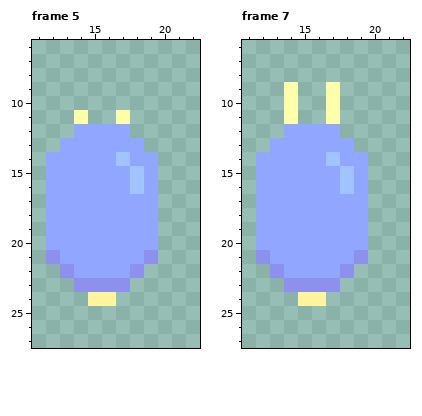
One commit to this pixel-art file: The Fallen Guardian/Assets/Art/Characters/Enemies/Snail/Wander/Snail_Wander_Up.aseprite. The picture above was drawn from the file before the commit.
32x32 pixels, 8 frames. Shown: frame 5: x 11..22, y 6..27; frame 7: x 11..22, y 6..27. The commit also changed other frames, which this record leaves out.
After:
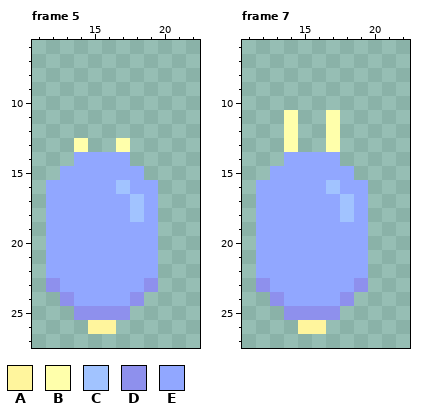
Palette (. is transparent): A #fff59d  B #ffffab  C #a1c3ff  D #8e90ed  E #91a7ff
Author's note on the commit: Snail Basic Art & Animation
Diff:
Frame 5, layers "Shell", "Body":
y 11: x 14 B -> .; x 17 B -> .
y 12: x 14..17 EEEE -> ....
y 13: x 13..18 EEEEEE -> .B..B.
y 14: x 12..13 EE -> ..; x 17..19 CEE -> E..
y 15: x 12 E -> .; x 18..19 CE -> E.
y 16: x 17..18 EC -> CE
y 17..18: x 18 E -> C
y 21: x 12 D -> E; x 19 D -> E
y 22: x 12..13 .D -> EE; x 18..19 D. -> EE
y 23: x 12..19 ..DDDD.. -> DEEEEEED
y 24: x 13..18 ..AA.. -> DEEEED
y 25: x 14..17 .... -> DDDD
y 26: x 15..16 .. -> AA
Frame 7, layers "Shell", "Body":
y 9..10: x 14 B -> .; x 17 B -> .
y 12: x 14..17 EEEE -> B..B
y 13: x 13..18 EEEEEE -> .B..B.
y 14: x 12..13 EE -> ..; x 17..19 CEE -> E..
y 15: x 12 E -> .; x 18..19 CE -> E.
y 16: x 17..18 EC -> CE
y 17..18: x 18 E -> C
y 21: x 12 D -> E; x 19 D -> E
y 22: x 12..13 .D -> EE; x 18..19 D. -> EE
y 23: x 12..19 ..DDDD.. -> DEEEEEED
y 24: x 13..18 ..AA.. -> DEEEED
y 25: x 14..17 .... -> DDDD
y 26: x 15..16 .. -> AA
